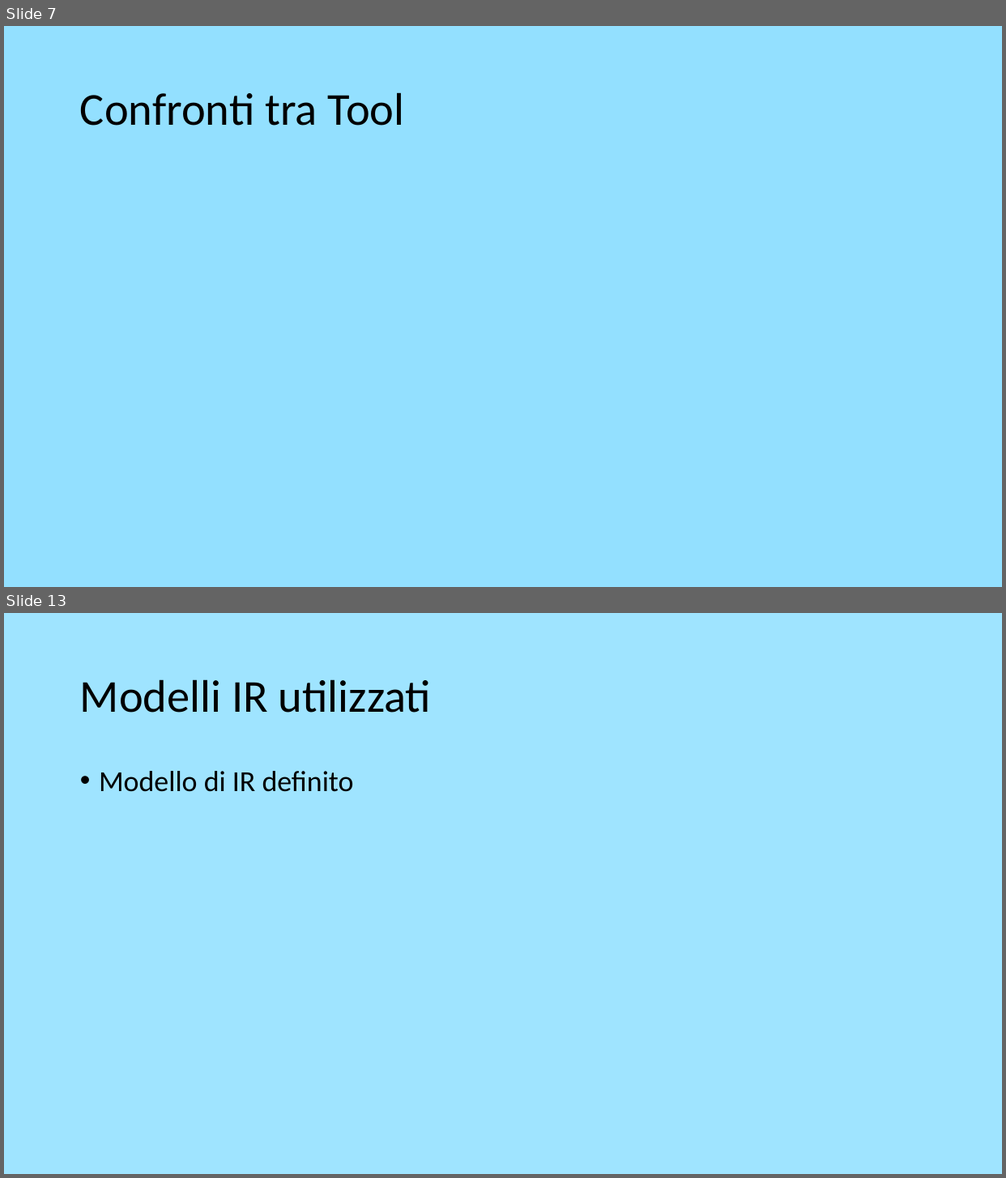
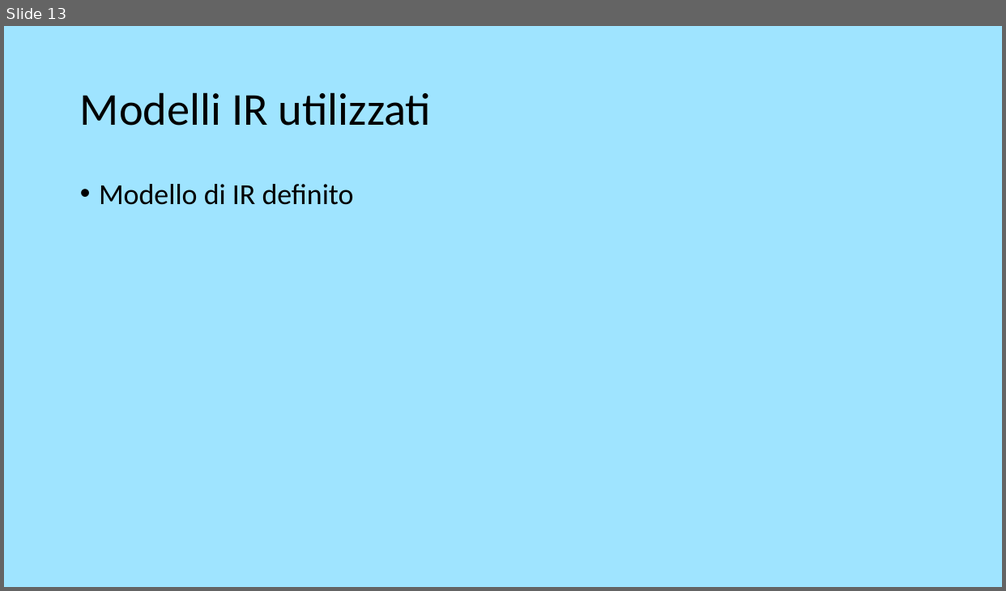
Before and after one commit to theElandor/Progetto3.0, a slide deck: 1PresentazioneGI.odp. Shown one above the other, each under a label of ours: slides 7 and 13 before the commit, slide 13 after it; the slides between them are not shown. The pictures are 1006x1178 and 1006x591 pixels, drawn with LibreOffice and Linux fonts; fonts in the diff are those of the drawing. Boxes give left, top, right and bottom in pixels: in the first picture for what was removed or moved away, otherwise in the second. Text is boxed around its words. In the diff, an @@ line names an element or a change of style, - is before the commit and + after.

```diff
--- a/1PresentazioneGI.odp
+++ b/1PresentazioneGI.odp
@@ slide 7 removed at box(4, 26, 1002, 587), background #93E0FF @@
@@ title removed at box(80, 92, 405, 126) @@
-Confronti tra Tool
```
Also in this commit, not shown: 1 slide changed, 11 slides added, 13 other slides removed, 13 other files.
